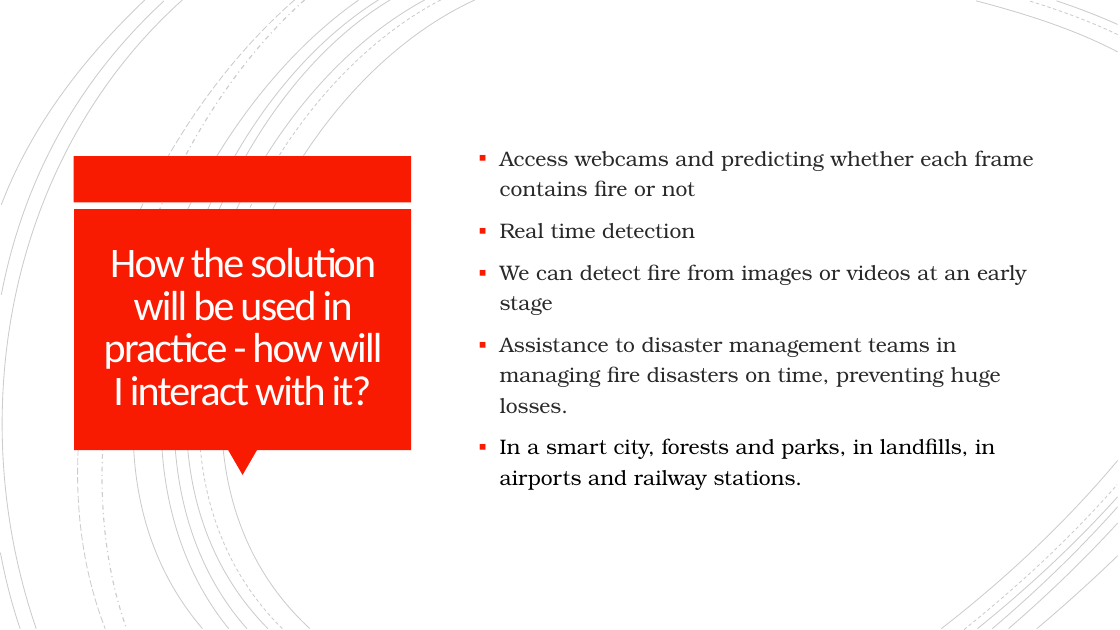
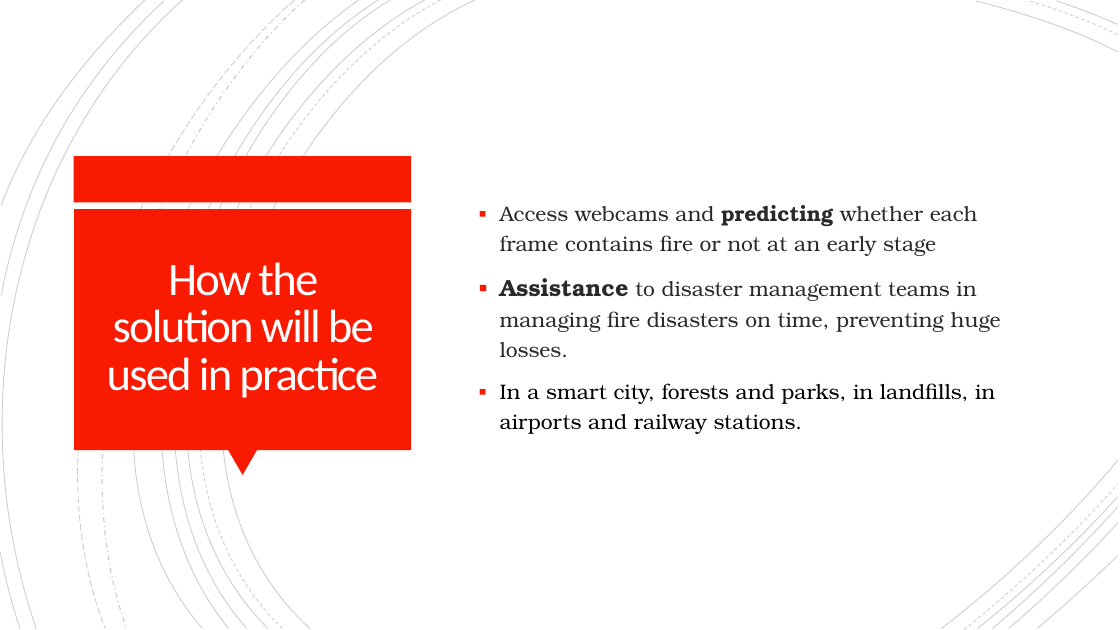
Before and after one commit to Kaoutar-Nahli/Early-Fire-Detection, a slide deck: slide 5 of deep-learning-fire-detection.pptx. Drawn at 1120x630 pixels with LibreOffice and Linux fonts; fonts in the diff are those of the drawing. Boxes give left, top, right and bottom in pixels: in the first picture for what was removed or moved away, otherwise in the second. Text is boxed around its words. In the diff, an @@ line names an element or a change of style, - is before the commit and + after.

```diff
--- a/deep-learning-fire-detection.pptx
+++ b/deep-learning-fire-detection.pptx
@@ text at box(500, 205, 978, 256): text changed @@
-▪ Access webcams and predicting whether each frame contains fire or not
-▪ Real time detection
-▪ We can detect fire from images or videos at an early stage
+▪ Access webcams and predicting whether each frame contains fire or not at an early stage
@@ title at box(107, 262, 378, 398): text changed; size 36 to 40 pt @@
-How the solution will be used in practice - how will I interact with it?
+How the solution will be used in practice
@@ text at box(500, 278, 1001, 357): size 18 to 20 pt, bold on in "Assistance" @@
```
Also in this commit, not shown: 8 other slides changed.
